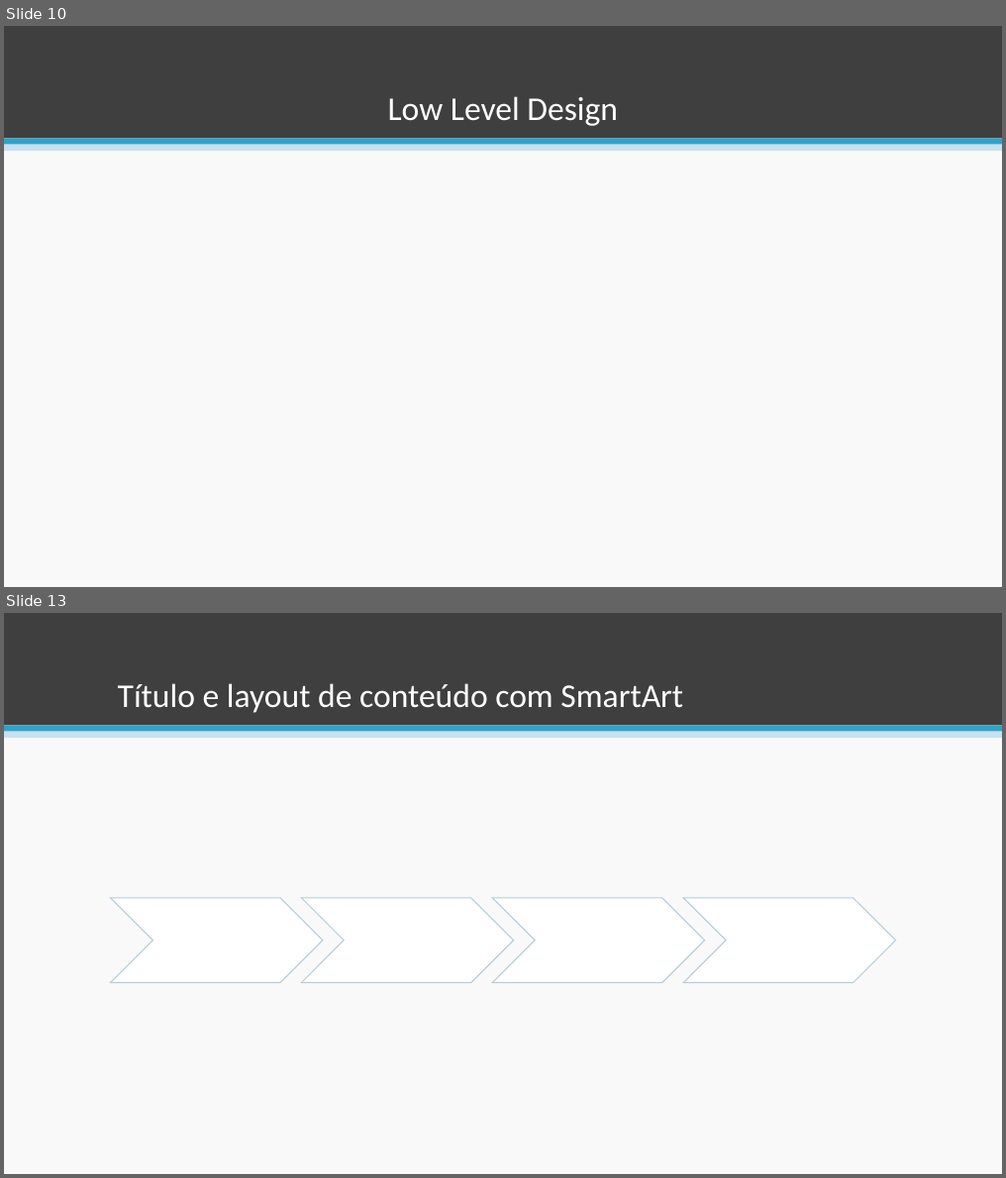
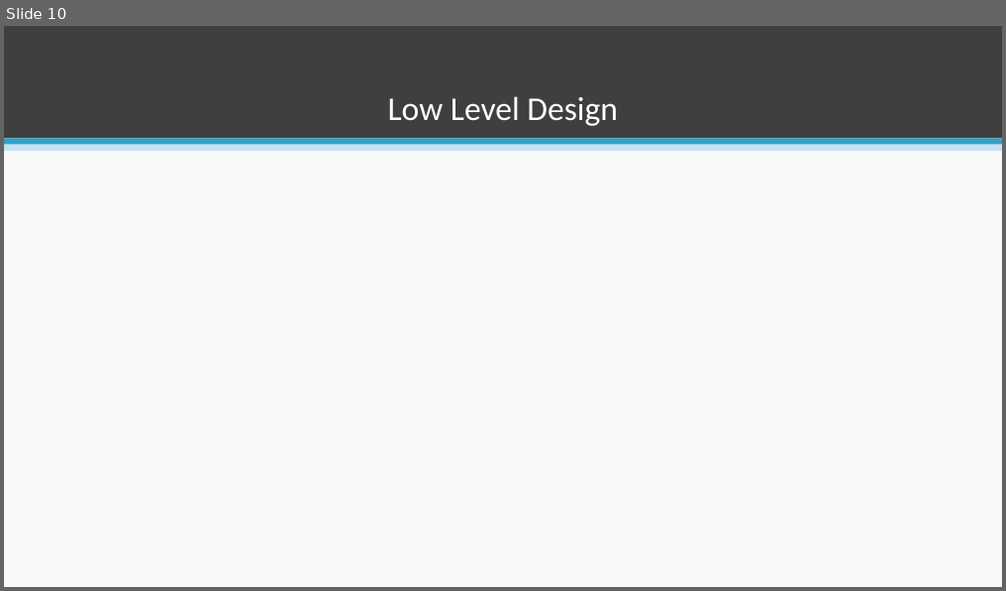
Before and after one commit to esteves-esta/TechHumi, a slide deck: documentacao/PowerPoint.pptx. Shown one above the other, each under a label of ours: slides 10 and 13 before the commit, slide 10 after it; the slides between them are not shown. The pictures are 1006x1178 and 1006x591 pixels, drawn with LibreOffice and Linux fonts; fonts in the diff are those of the drawing. Boxes give left, top, right and bottom in pixels: in the first picture for what was removed or moved away, otherwise in the second. Text is boxed around its words. In the diff, an @@ line names an element or a change of style, - is before the commit and + after.

```diff
--- a/documentacao/PowerPoint.pptx
+++ b/documentacao/PowerPoint.pptx
@@ slide 13 removed at bbox=[4, 613, 1002, 1174], background #F9F9F9; not listed: 3 template elements that a slide beside it also shows @@
@@ title removed at bbox=[118, 683, 683, 713] @@
-Título e layout de conteúdo com SmartArt
@@ group removed at bbox=[110, 898, 896, 983]: 4 chevrons @@
```
Also in this commit, not shown: 3 slides added, 9 other slides removed.
